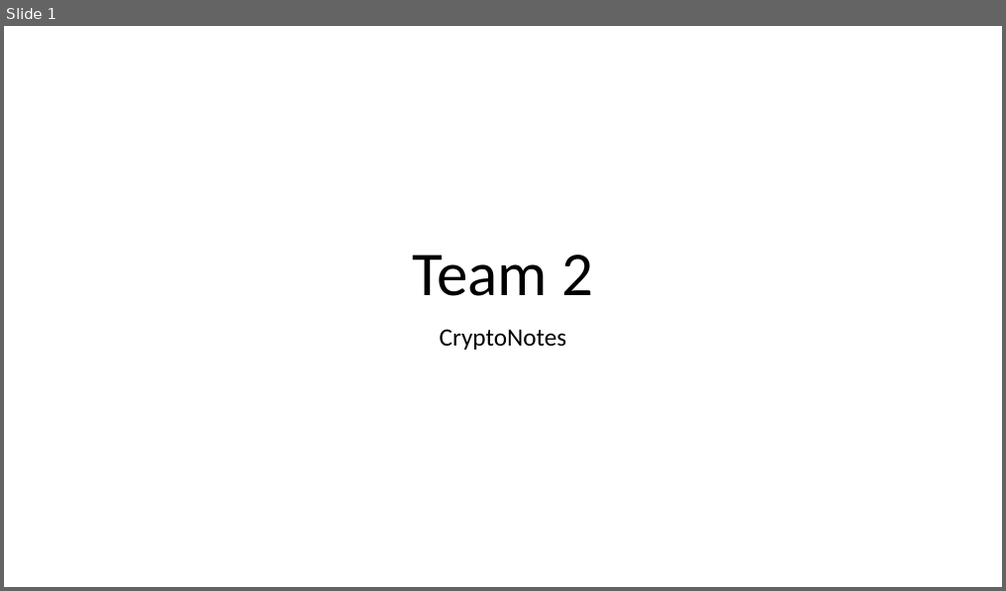
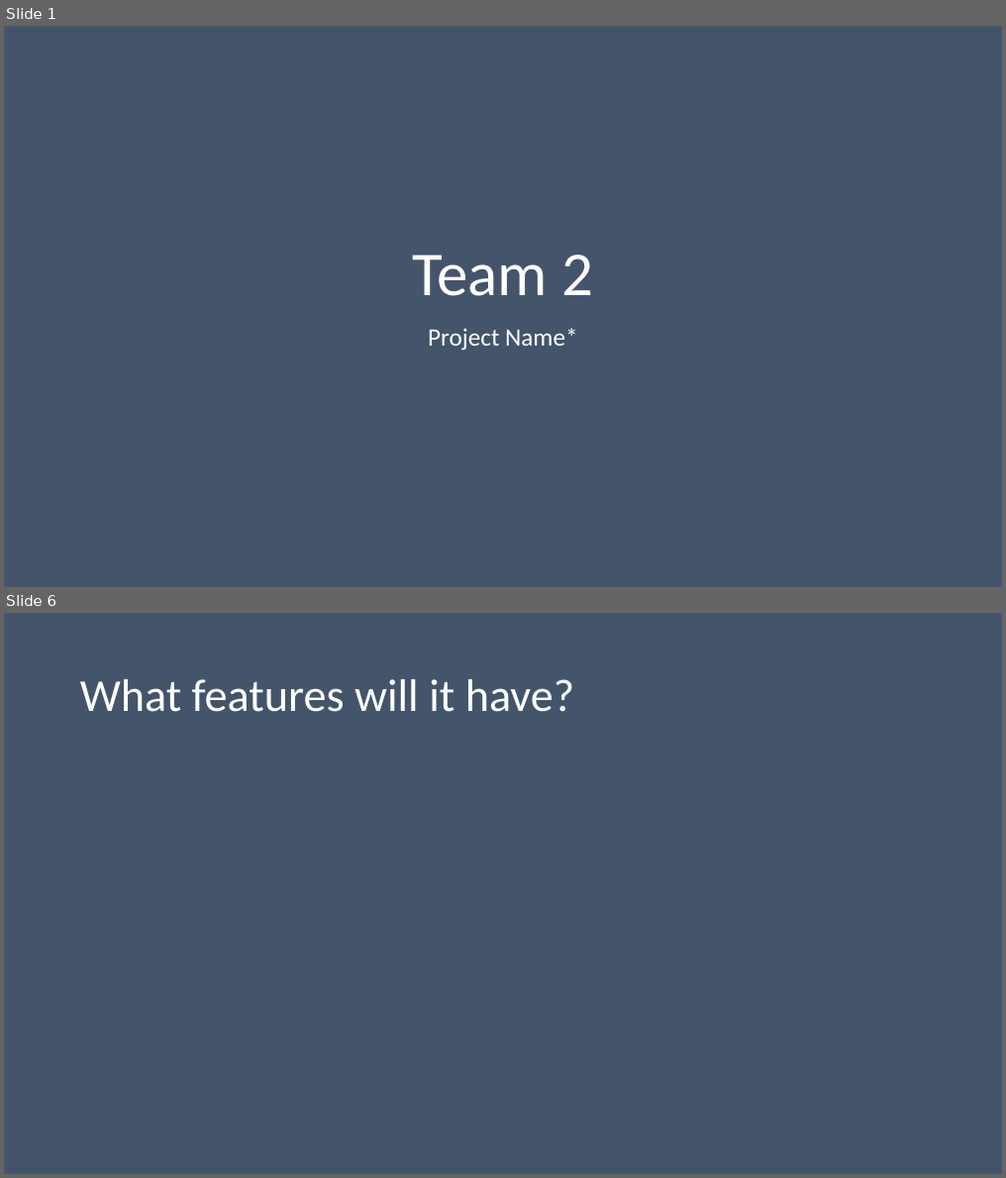
Before and after one commit to Dwaddle26/EncryptNotes, a slide deck: Team_2_Presentation_1.pptx. Shown one above the other, each under a label of ours: slide 1 before the commit, slides 1 and 6 after it; the slides between them are not shown. The pictures are 1006x591 and 1006x1178 pixels, drawn with LibreOffice and Linux fonts; fonts in the diff are those of the drawing. Boxes give left, top, right and bottom in pixels: in the first picture for what was removed or moved away, otherwise in the second. Text is boxed around its words. In the diff, an @@ line names an element or a change of style, - is before the commit and + after.

Commit message:
Updated Progress Presentation
I added some text and titles to the slide. Also, Changed to BG Color.

```diff
--- a/Team_2_Presentation_1.pptx
+++ b/Team_2_Presentation_1.pptx
@@ slide 6 added at (x1=4, y1=613, x2=1002, y2=1174), background #44546A @@
@@ title added at (x1=80, y1=679, x2=574, y2=712), 44 pt, text #FFFFFF @@
+What features will it have?
@@ slide 1 changed as well @@
@@ background #FFFFFF to #44546A @@
@@ title "Team 2" at (x1=412, y1=255, x2=593, y2=296): text colour #000000 to #FFFFFF @@
@@ subtitle at (x1=428, y1=328, x2=578, y2=351): text changed; text colour #000000 to #FFFFFF @@
-CryptoNotes
+Project Name*
```
Also in this commit, not shown: 8 other slides added, 9 slides removed.
